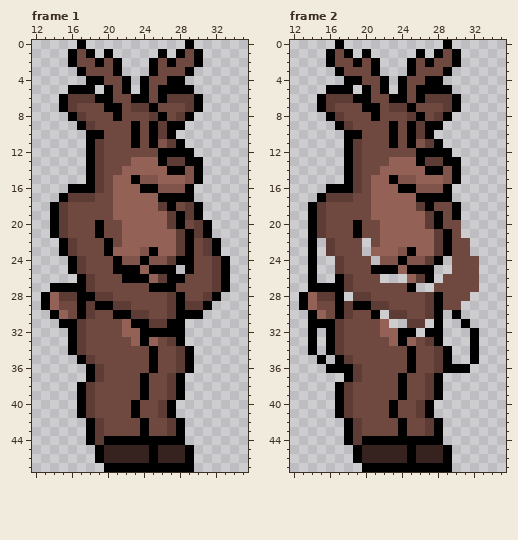
Pixel-art file -- TerraGuardian Sprites/Reindeer Tutor Guardian.aseprite. The picture above was drawn from the file before the commit.
48x48 pixels, 2 frames. Colours within 5 levels of each other are drawn and written as one. Shown: frame 1: x 12..35, y 0..47; frame 2: x 12..35, y 0..47.
After:
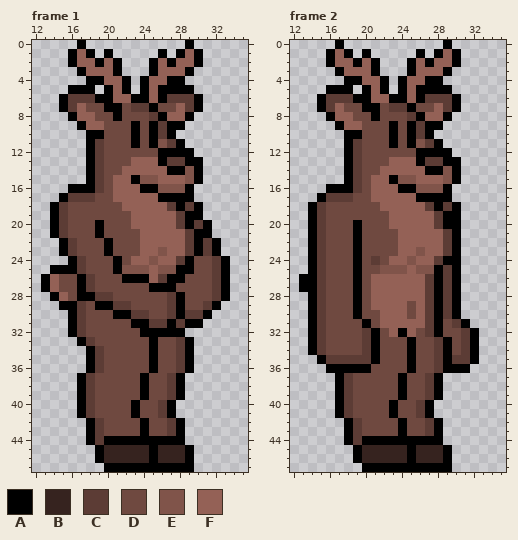
Palette (. is transparent): A #000000  B #36231f  C #5c3c35  D #6f4940  E #80544a  F #946156
Commit: Finished polishing tutor guardian draft.
The edit:
Changed rows in their new state; - is an unchanged pixel.
Frame 1:
first column x 17:
 1 F-----------F
 2 FF-F-----F-FF
 3 -FFF-----FFF-
 4 ---FF---FF---
 5 ----F---F----
 6 ----FF--F----
 7 F----------F-
 8 FF--------FF-
 9 -FF----------
first column x 13:
18 --------D----FCA-----
19 --------DD----FCA----
20 ---------D----FCA----
21 ---------DD----FCA---
22 ---------DD----FCA---
23 --------DDDFFE-FCA---
24 ---------DFF-FFC-----
25 -AA------EEEFEEA-----
26 AFDD-----------------
27 AFDD-----------------
28 .AFD--------------DCA
29 ..AACD----------DDCA-
30 -..ACD----------CCA--
31 --.------D-----CAA---
32 ---------DD----------
33 ---.AC----DDA-DCA----
34 ---..AC--------------
35 ----.AC--------------
37 ----ACD--------------
Frame 2:
first column x 17:
 1 F-----------F
 2 FF-F-----F-FF
 3 -FFF-----FFF-
 4 ---FF---FF---
 5 ----F---F----
 6 ----FF--F----
 7 F----------F-
 8 FF--------FF-
 9 -FF----------
first column x 13:
18 --------D----FCAC---
19 --------DD----FCA---
20 ---------D----FCAA--
21 ---------DD----FCA--
22 --CD--AD-DD----FCA.-
23 --CD--ADDDDFFE-FCA.-
24 --CDD-A-CDFF-FFCAA..
25 --CDD-A-DEEEFEEACA..
26 A-CDDDA-FFFF-FCACA..
27 A-CDDDA-FFFFFFCACA..
28 .A-DDDADFFFFFF--CA.-
29 .AC-DD-DFFFF-F--CA--
30 --C-DDA-DFFF-F--C---
31 --CDD--A--FFFFC-DC--
32 --CDD--CAD--FDC-DDC-
33 --CDD--CA-DDA-DCADC-
34 --CDD--CA--------DC-
35 ---CC-CCA--------CC-
36 ------AA------------
37 ----ACD-------------
Pixel boxes of the changes (left, top, right, bottom) in both pictures:
changed: (77, 49, 194, 130)
changed: (41, 202, 230, 382)
changed: (335, 49, 452, 130)
changed: (299, 202, 479, 382)
